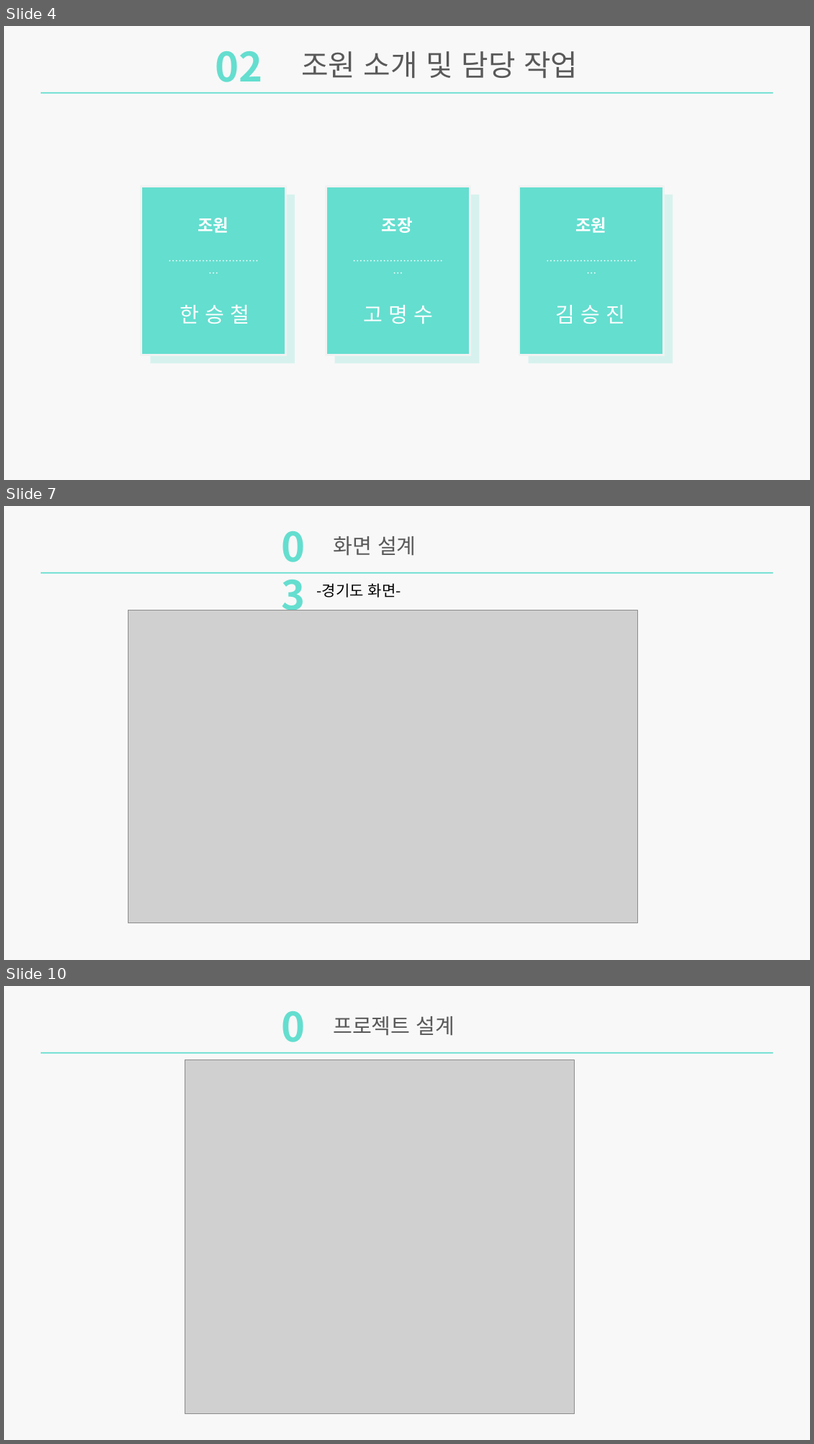
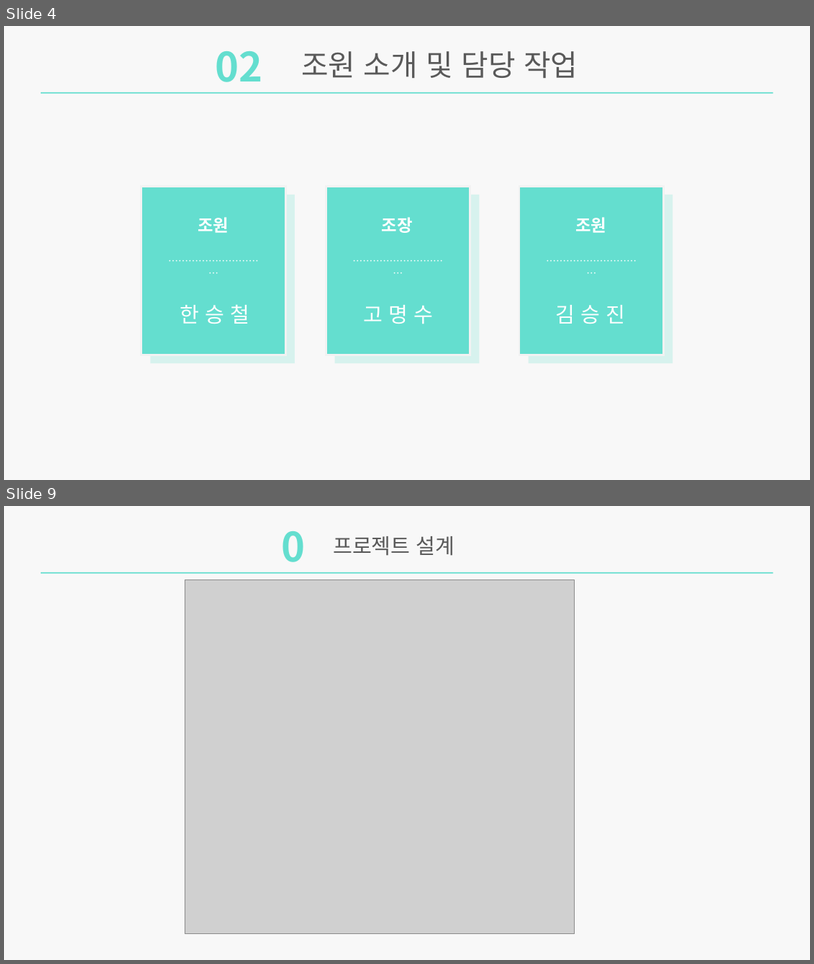
Before and after one commit to ProjectKM1/JavaProject, a slide deck: 발표자료/발표자료.pptx. Shown one above the other, each under a label of ours: slides 4, 7 and 10 before the commit, slides 4 and 9 after it; the slides between them are not shown. The pictures are 814x1444 and 814x964 pixels, drawn with LibreOffice and Linux fonts; fonts in the diff are those of the drawing; grey boxes stand for pictures. Boxes give left, top, right and bottom in pixels: in the first picture for what was removed or moved away, otherwise in the second. Text is boxed around its words. In the diff, an @@ line names an element or a change of style, - is before the commit and + after.

```diff
--- a/발표자료/발표자료.pptx
+++ b/발표자료/발표자료.pptx
@@ slide 7 removed at [4, 506, 810, 960], background #F2F2F2 at 50% opacity @@
@@ text removed at [275, 519, 334, 573] @@
-03
@@ text removed at [333, 536, 417, 556] @@
-화면 설계
@@ rectangle removed at [41, 572, 774, 573] @@
@@ text removed at [317, 583, 401, 597] @@
--경기도 화면-
@@ picture removed at [128, 610, 638, 923] @@
@@ what was slide 10 is now slide 9 @@
```
Also in this commit, not shown: 6 slides changed, 2 slides added, 1 other slide removed, 1 other file.
